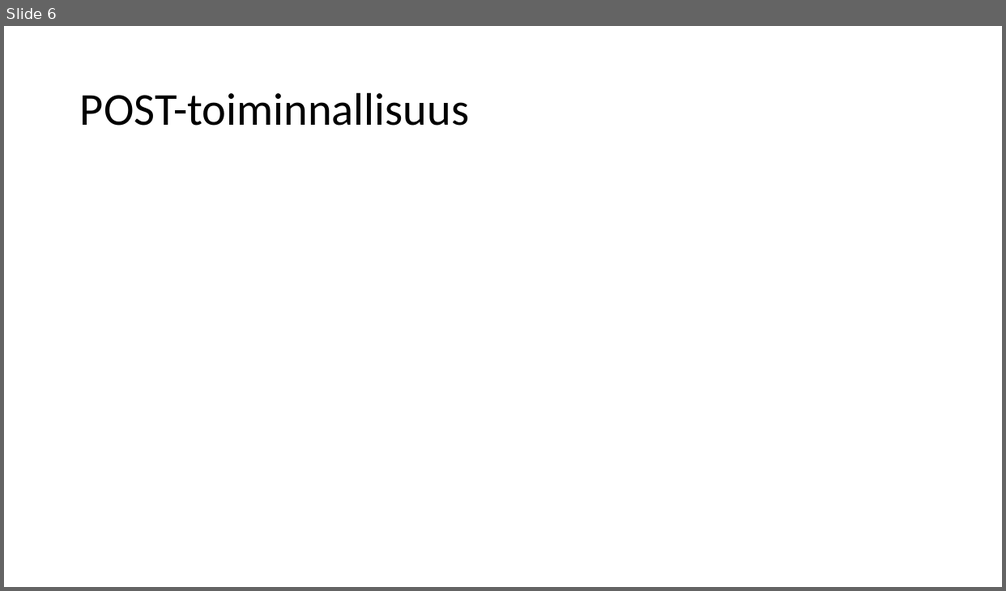
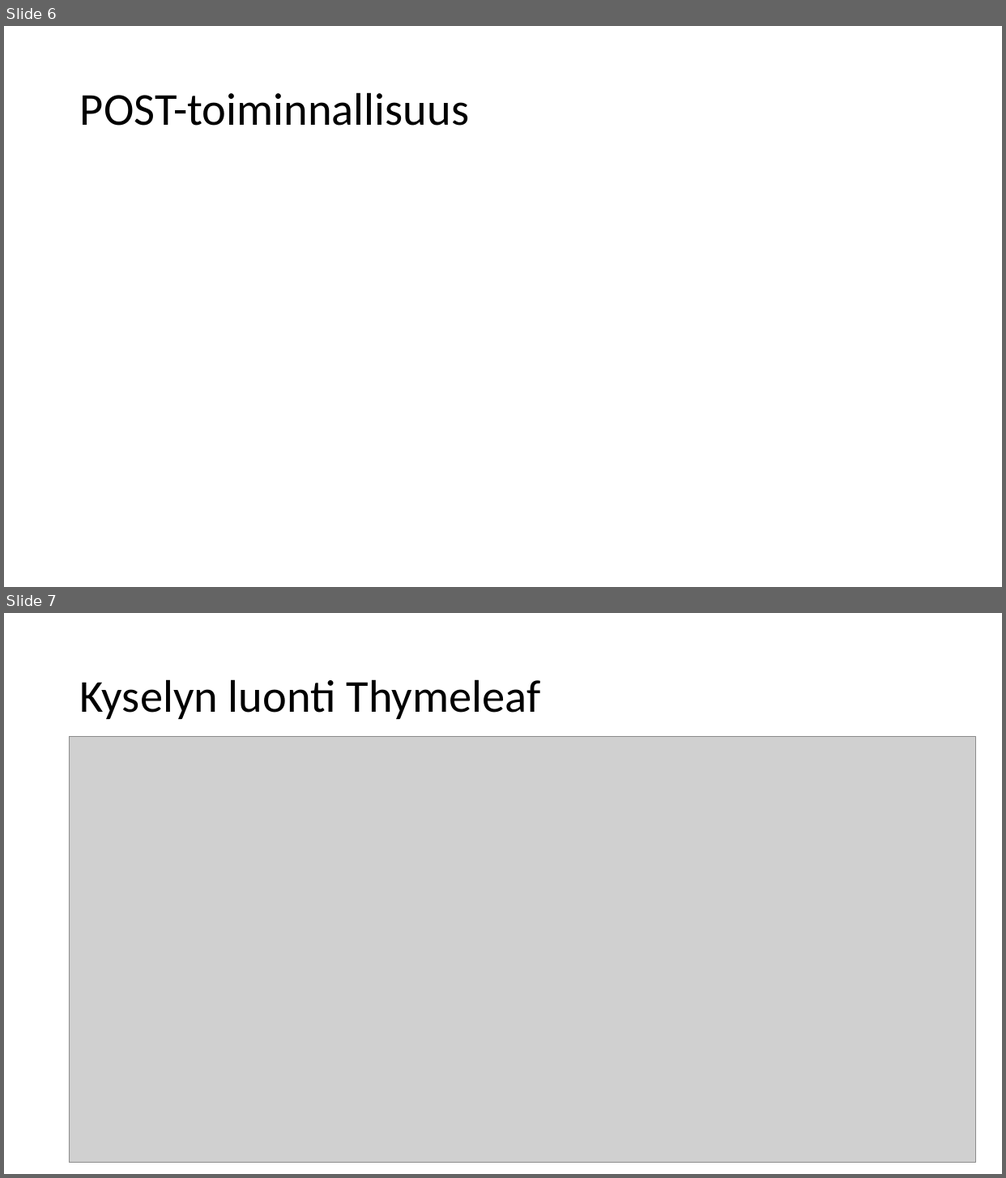
Before and after one commit to rottabonus/SpringGenesys, a slide deck: SG_Esitys.pptx. Shown one above the other, each under a label of ours: slide 6 before the commit, slides 6 and 7 after it. The pictures are 1006x591 and 1006x1178 pixels, drawn with LibreOffice and Linux fonts; fonts in the diff are those of the drawing; grey boxes stand for pictures. Boxes give left, top, right and bottom in pixels: in the first picture for what was removed or moved away, otherwise in the second. Text is boxed around its words. In the diff, an @@ line names an element or a change of style, - is before the commit and + after.

Commit message:
thymeleaf powerpointiin

```diff
--- a/SG_Esitys.pptx
+++ b/SG_Esitys.pptx
@@ slide 7 added at <box>4,613,1002,1174</box>, background #FFFFFF @@
@@ title added at <box>80,679,541,719</box>, 44 pt, text #000000 @@
+Kyselyn luonti Thymeleaf
@@ picture added at <box>69,736,977,1162</box> @@
```
Also in this commit, not shown: 2 other slides added.
